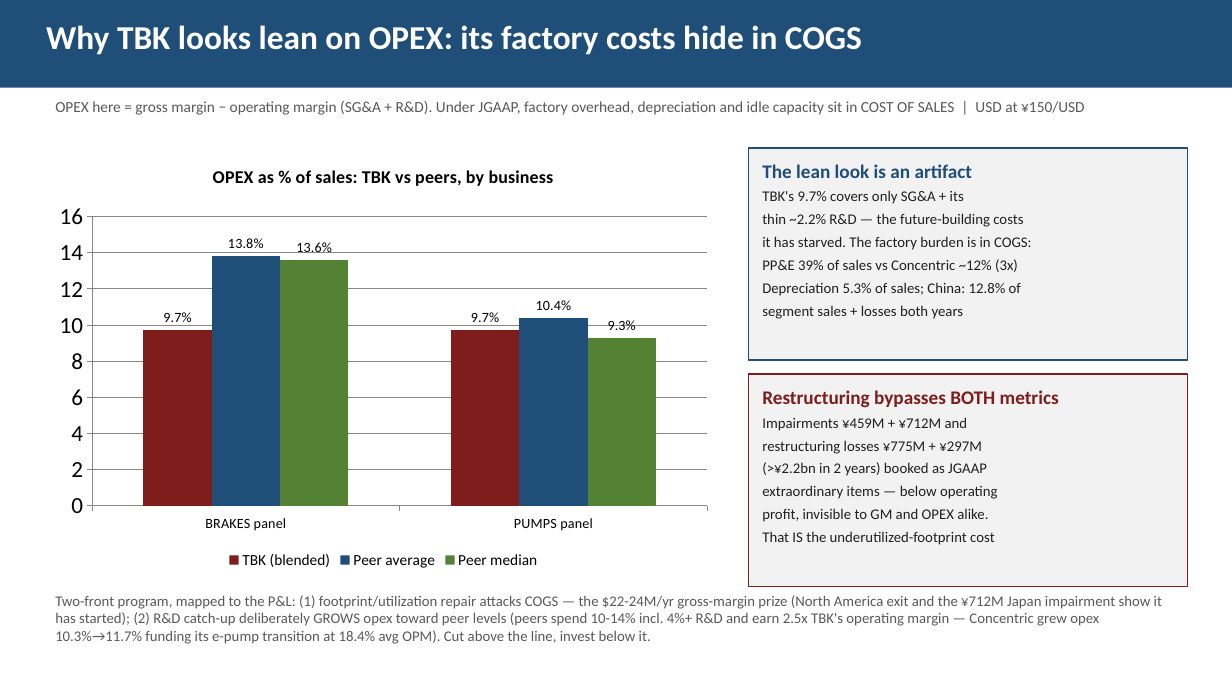
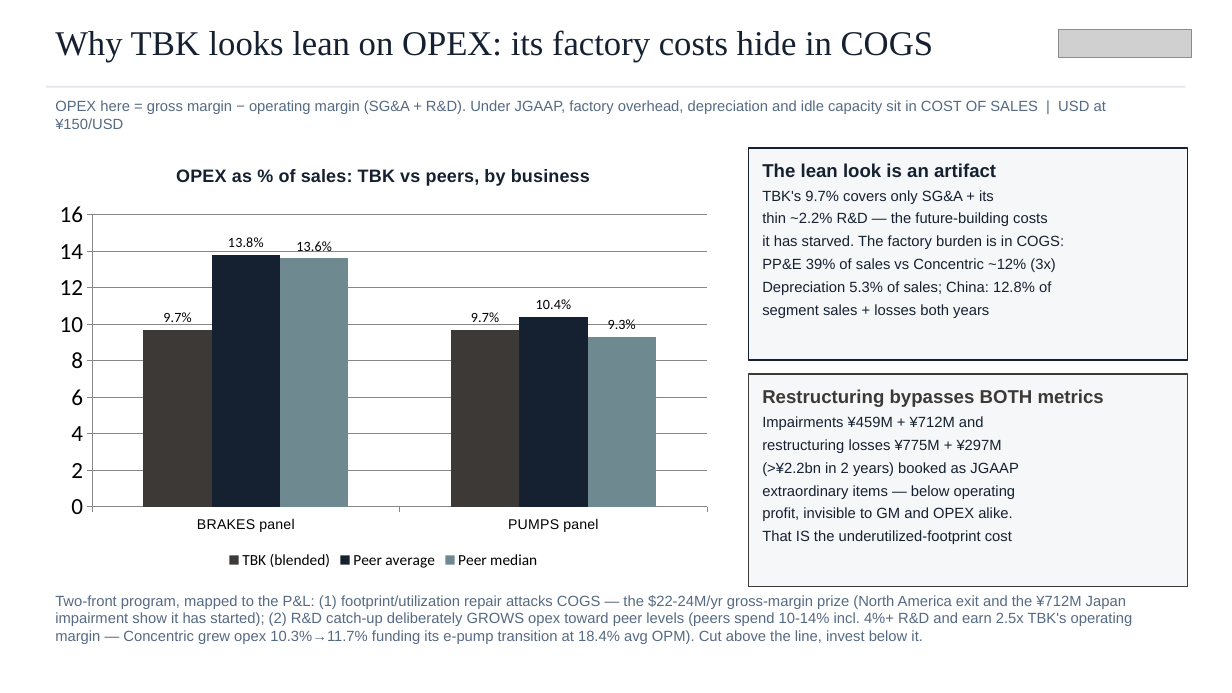
Before and after one commit to charette-lab/Claude, a slide deck: slide 18 of TBK_rd_gap_slides.pptx. Drawn at 1232x693 pixels with LibreOffice and Linux fonts; fonts in the diff are those of the drawing; grey boxes stand for pictures. Boxes give left, top, right and bottom in pixels: in the first picture for what was removed or moved away, otherwise in the second. Text is boxed around its words. In the diff, an @@ line names an element or a change of style, - is before the commit and + after.

```diff
--- a/TBK_rd_gap_slides.pptx
+++ b/TBK_rd_gap_slides.pptx
@@ text "Why TBK looks lean on ...": place and size @@
-text "Why TBK looks lean on ..." at box(0, 0, 1232, 88)
+text "Why TBK looks lean on ..." at box(55, 30, 933, 62)
@@ text "Why TBK looks lean on ..." at box(55, 30, 933, 62): size 26 to 27 pt, font Calibri to Times New Roman, text colour #FFFFFF to #152130, bold off; fill #1F4E78 to none @@
@@ picture added at box(1058, 30, 1192, 57) @@
@@ rectangle added at box(46, 86, 1186, 88), fill #E2E5E9 @@
@@ text "OPEX here = gross margin ..." at box(55, 100, 1106, 129): size 12 to 11.5 pt, font Calibri to Arial, text colour #595959 to #556A83 @@
@@ column chart at box(46, 148, 721, 573) @@
@@ colour of TBK (blended) #7F1D1D to #3C3937 @@
@@ colour of Peer average #1F4E78 to #152130 @@
@@ colour of Peer median #548235 to #6F8990 @@
@@ category axis changed @@
@@ rectangle "The lean look is an ..." at box(749, 148, 1188, 360): size 15 to 14.5 pt, text colour #1F4E78 to #152130 in "The lean look is an artifact"; font Calibri to Arial; text colour #202020 to #152130 in "TBK's 9.7% covers only SG&A + its", "thin ~2.2% R&D — the future-building costs", "it has starved. The factory burden is ...", "PP&E 39% of sales vs Concentric ~12% ..." and 2 more places; fill #F2F2F2 to #F6F7F9; outline #1F4E78 1.25 pt to #152130 1.25 pt @@
@@ rectangle "Restructuring bypasses BOTH metrics" at box(749, 374, 1188, 587): size 15 to 14.5 pt, text colour #7F1D1D to #3C3937 in "Restructuring bypasses BOTH metrics"; font Calibri to Arial; text colour #202020 to #152130 in "Impairments ¥459M + ¥712M and", "restructuring losses ¥775M + ¥297M", "(>¥2.2bn in 2 years) booked as JGAAP", "extraordinary items — below operating" and 2 more places; fill #F2F2F2 to #F6F7F9; outline #7F1D1D 1.25 pt to #3C3937 1.25 pt @@
@@ text "Two-front program, mapped to the ..." at box(55, 595, 1133, 644): font Calibri to Arial, text colour #595959 to #556A83 @@
```
Also in this commit, not shown: 26 other slides changed, 3 other files.
